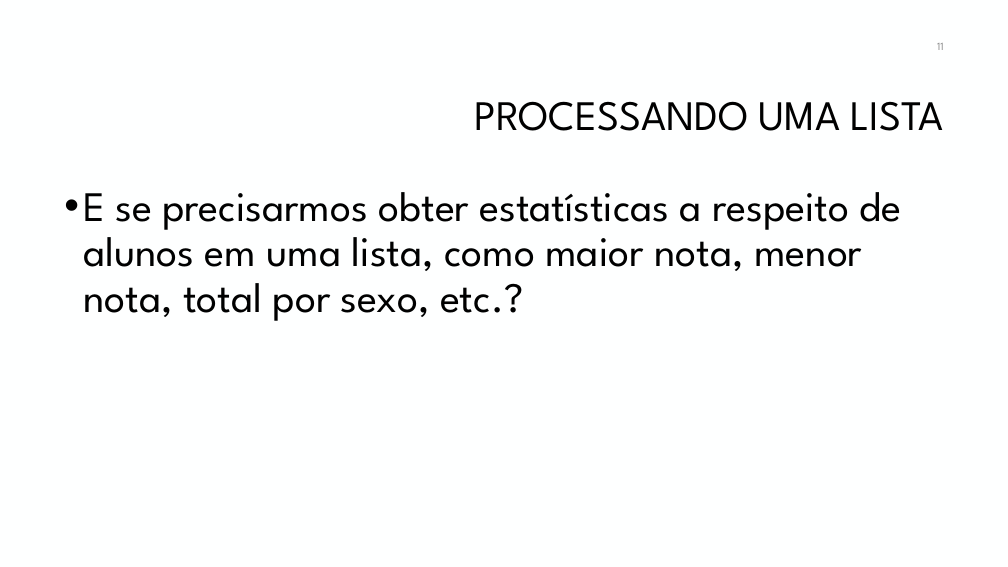
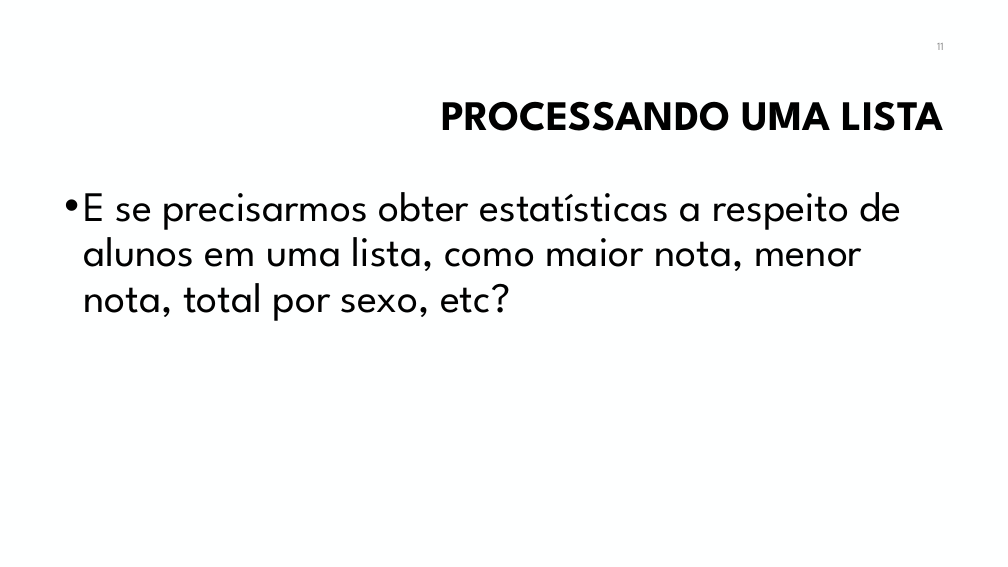
Before and after one commit to manoelcampos/curso-programacao-funcional-java, a slide deck: slide 11 of programacao-funcional-java8.pptx. Drawn at 1008x567 pixels with LibreOffice and Linux fonts; fonts in the diff are those of the drawing; background and template pictures are left out. Boxes give left, top, right and bottom in pixels: in the first picture for what was removed or moved away, otherwise in the second. Text is boxed around its words. In the diff, an @@ line names an element or a change of style, - is before the commit and + after.

```diff
--- a/programacao-funcional-java8.pptx
+++ b/programacao-funcional-java8.pptx
@@ title "PROCESSANDO UMA LISTA" at bbox=[442, 101, 944, 131]: bold on @@
@@ text at bbox=[83, 192, 902, 321]: text changed @@
-• E se precisarmos obter estatísticas a respeito de alunos em uma lista, como maior nota, menor nota, total por sexo, etc.?
+• E se precisarmos obter estatísticas a respeito de alunos em uma lista, como maior nota, menor nota, total por sexo, etc?
```
Also in this commit, not shown: 10 other slides changed, 2 other files.
